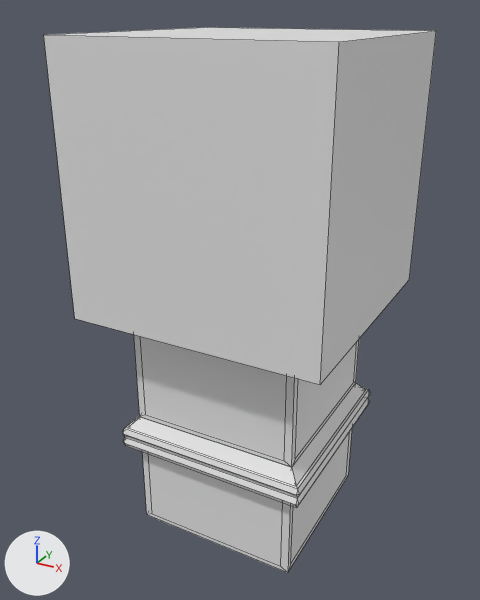
The Blender file Assets/modelagens/Pilastra cortada.blend, before and after one commit.
One viewpoint serves both versions: a 50 mm lens placed at (11.5, -22.0, 20.8), pointed at (-0.4, -0.3, 9.9). Lighting does not change. The marker at lower left points along +X, +Y and +Z. Mesh edges are drawn as thin lines.

Names of what the first picture shows: '1x1x1.013', 'Pilastra.001'.
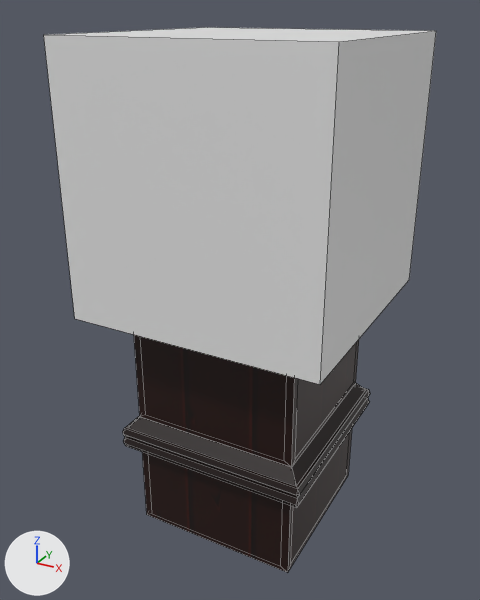
What changed in the scene script:
```text
Add img_texture___pilastrabase:
    img_texture___pilastrabase = load_image('Texture - PilastraBase', '../texturas/Texture - PilastraBase.png', 1024, 1024, 'sRGB')
Add mat_mat_pilastrabase:
    mat_mat_pilastrabase = principled_material('Mat_PilastraBase')
    mat_mat_pilastrabase.texture = img_texture___pilastrabase
Change me_cube_001:
    where me_cube_001.from_pydata(...)  # 112 vertices, 122 faces; spans x -1.17..1.17, y -1.17..1.17, z -1.0..0.27
    add me_cube_001.materials.append(mat_mat_pilastrabase)  # picture img_texture___pilastrabase
```

Changed parts and their boxes (x1, y1, x2, y2) in the pictures (480 x 600 px):
'Pilastra.001', recoloured
    both: (123, 335, 370, 573)
